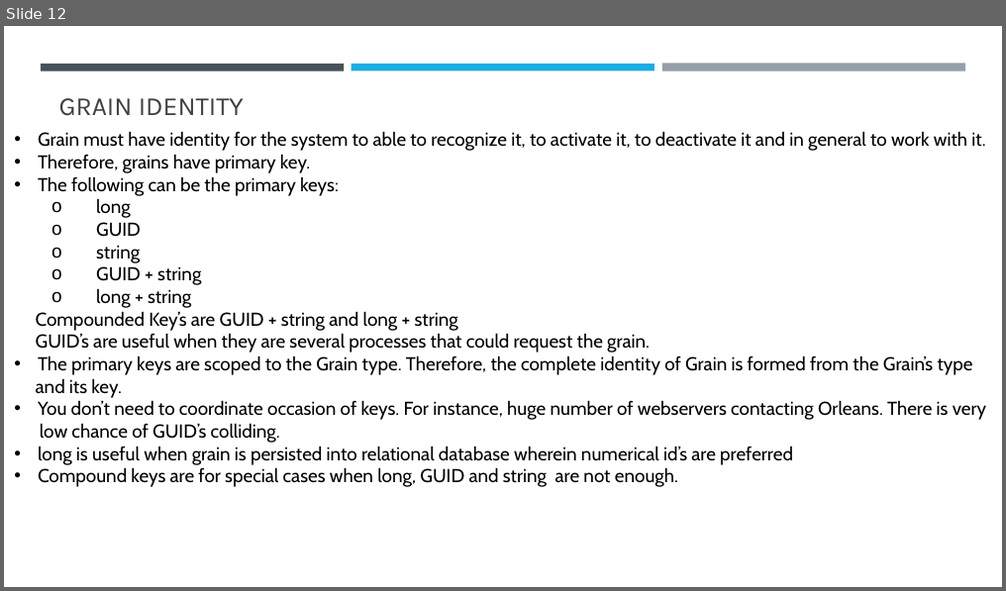
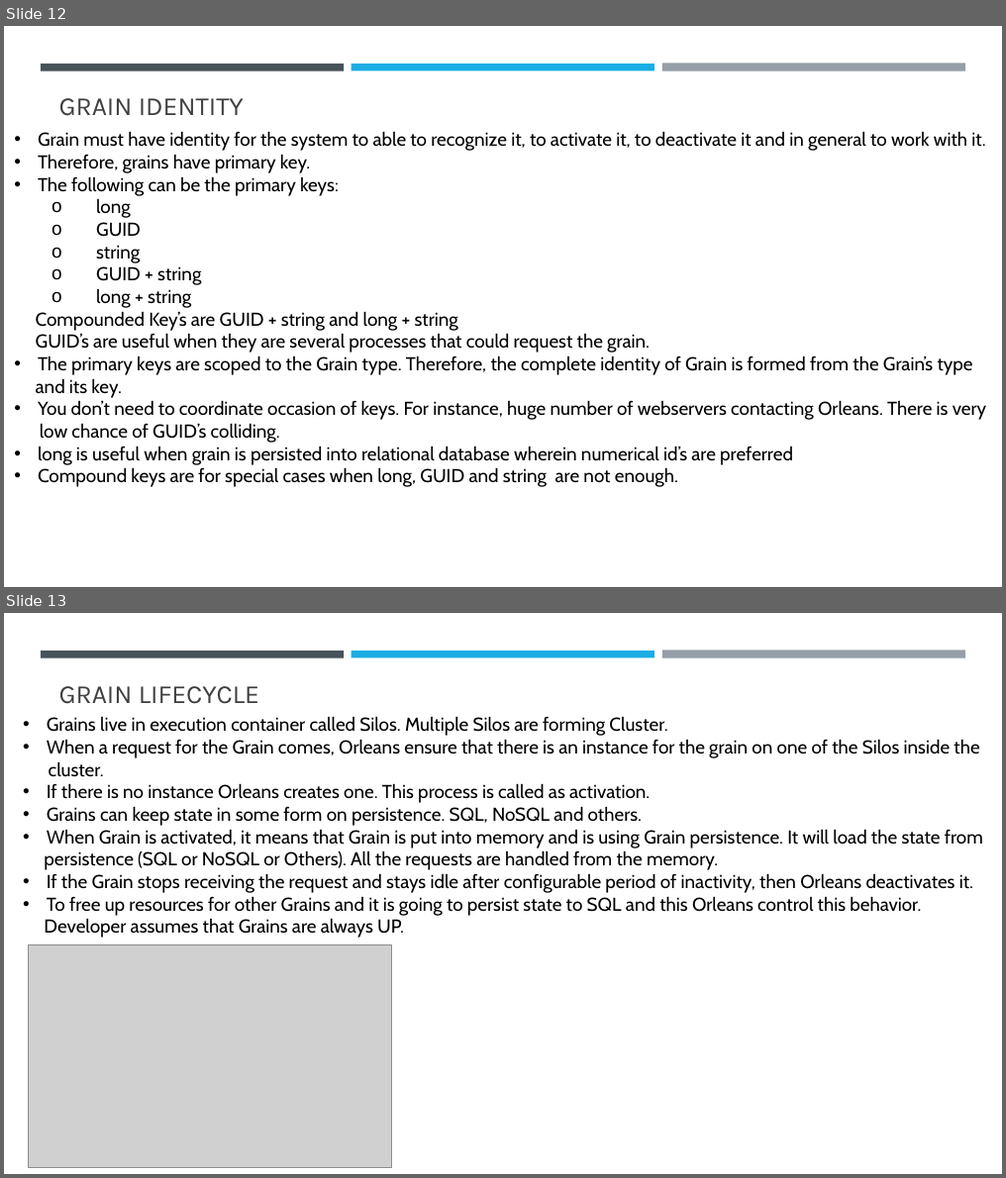
Before and after one commit to sansindia85/Orleans, a slide deck: Presentation/Microsoft Orleans.pptx. Shown one above the other, each under a label of ours: slide 12 before the commit, slides 12 and 13 after it. The pictures are 1006x591 and 1006x1178 pixels, drawn with LibreOffice and Linux fonts; fonts in the diff are those of the drawing; grey boxes stand for pictures. Boxes give left, top, right and bottom in pixels: in the first picture for what was removed or moved away, otherwise in the second. Text is boxed around its words. In the diff, an @@ line names an element or a change of style, - is before the commit and + after.

Commit message:
Grain LifeCycle

```diff
--- a/Presentation/Microsoft Orleans.pptx
+++ b/Presentation/Microsoft Orleans.pptx
@@ slide 13 added at (4,613,1002,1174), background #FFFFFF; not listed: 3 template elements that a slide beside it also shows @@
@@ title added at (59,686,259,704), 25.2 pt, text #404040 @@
+GRAIN LIFECYCLE
@@ text added at (44,716,983,938), 18 pt, text #000000 @@
+• Grains live in execution container called Silos. Multiple Silos are forming Cluster.
+• When a request for the Grain comes, Orleans ensure that there is an instance for the grain on one of the Silos inside the
+cluster.
+• If there is no instance Orleans creates one. This process is called as activation.
+• Grains can keep state in some form on persistence. SQL, NoSQL and others.
+• When Grain is activated, it means that Grain is put into memory and is using Grain persistence. It will load the state from
+persistence (SQL or NoSQL or Others). All the requests are handled from the memory.
+• If the Grain stops receiving the request and stays idle after configurable period of inactivity, then Orleans deactivates it.
+• To free up resources for other Grains and it is going to persist state to SQL and this Orleans control this behavior.
+Developer assumes that Grains are always UP.
@@ picture added at (28,946,391,1167) @@
```
Also in this commit, not shown: 1 other slide added, 10 other files.
